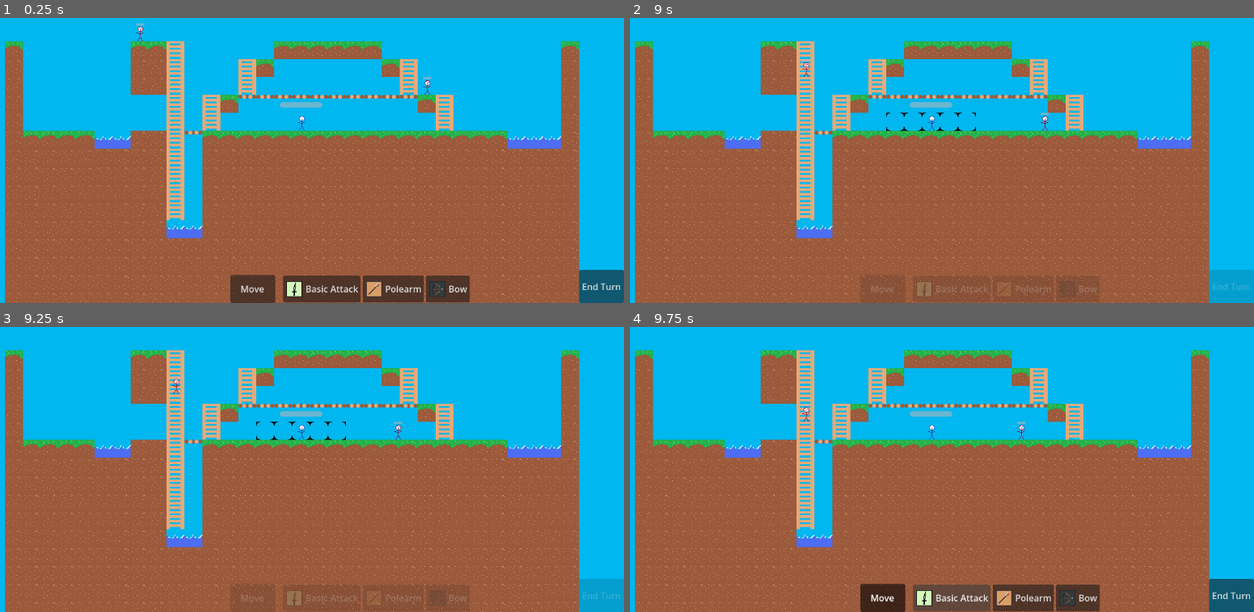
Above: before the commit, frames 1-4 (two rows, left to right).
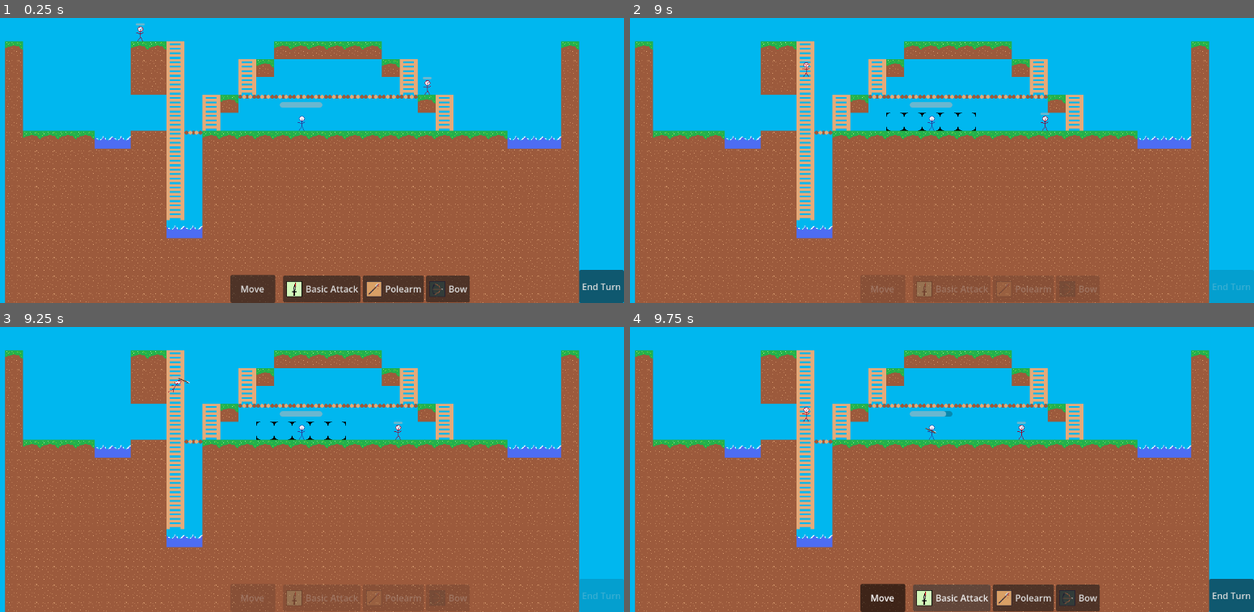
Above: after the commit, the same moments.

Repository: Oz315/Turn_Based_Game
Game: Godot game, scene res://main.tscn
Same seed, same stepped clock (60 frames per second), same inputs: the game is played once before the commit and once after it.
Inputs:
- Up to frame 1 (0.25 s): no input
- Up to frame 2 (9 s): click "Move" at 0.5 s; click "End Turn" at 1.25 s; click "Basic Attack" at 2 s; click "Polearm" at 2.75 s; click "Bow" at 3.5 s; click "Move" at 4.25 s; click "End Turn" at 5 s; click "Basic Attack" at 5.75 s; click "Polearm" at 6.5 s; click "Bow" at 7.25 s; click "Move" at 8 s; click "End Turn" at 8.75 s
- Up to frame 3 (9.25 s): no input
- Up to frame 4 (9.75 s): click "Basic Attack" at 9.5 s

Frames 1-2 are identical in both runs. In frame 3, less than 0.1% of the frame differs, in the area x 26-31%, y 17-24%; in frame 4, less than 0.1%.

Commit message:
enemies can only target the player

Diff:
--- a/all_levels/level1.tscn
+++ b/all_levels/level1.tscn
@@ -3,6 +3,9 @@
 [ext_resource type="PackedScene" uid="uid://dhu7wys2v8med" path="res://all_levels/levels.tscn" id="1_u78km"]
 [ext_resource type="PackedScene" uid="uid://d07g2jscftu7p" path="res://player.tscn" id="2_kmwu4"]
 [ext_resource type="PackedScene" uid="uid://42ssi35bexms" path="res://enemies.tscn" id="3_g8gig"]
+[ext_resource type="Script" uid="uid://clfx85k4vjoce" path="res://actions/action_types/turn_action.gd" id="4_2sqad"]
+[ext_resource type="Resource" uid="uid://d2erah5l8nc2e" path="res://actions/basic_attack.tres" id="5_5a481"]
+[ext_resource type="Resource" uid="uid://dx0bjyb2wc88e" path="res://actions/basic_bow.tres" id="6_dmsvk"]
 
 [node name="Levels" unique_id=1950013390 instance=ExtResource("1_u78km")]
 
@@ -23,3 +26,4 @@
 
 [node name="Enemy2" parent="Units" parent_id_path=PackedInt32Array(841793513) index="2" unique_id=908270760 instance=ExtResource("3_g8gig")]
 position = Vector2(-336, -176)
+actions = Array[ExtResource("4_2sqad")]([ExtResource("5_5a481"), ExtResource("6_dmsvk")])
--- a/enemies.gd
+++ b/enemies.gd
@@ -66,9 +66,10 @@
 func first_playable_attack(player: Node2D):
 	for action in actions:
 		var positions = action.hint(self, level)
-		if not positions.is_empty():
-			await action.execute(self, positions.pick_random(), level)
-			break;
+		for position in positions:
+			if level.occupancy.get(position) is Player:
+				await action.execute(self, positions.pick_random(), level)
+				break;
 
 #Exact same as players
 func _physics_process(delta):
